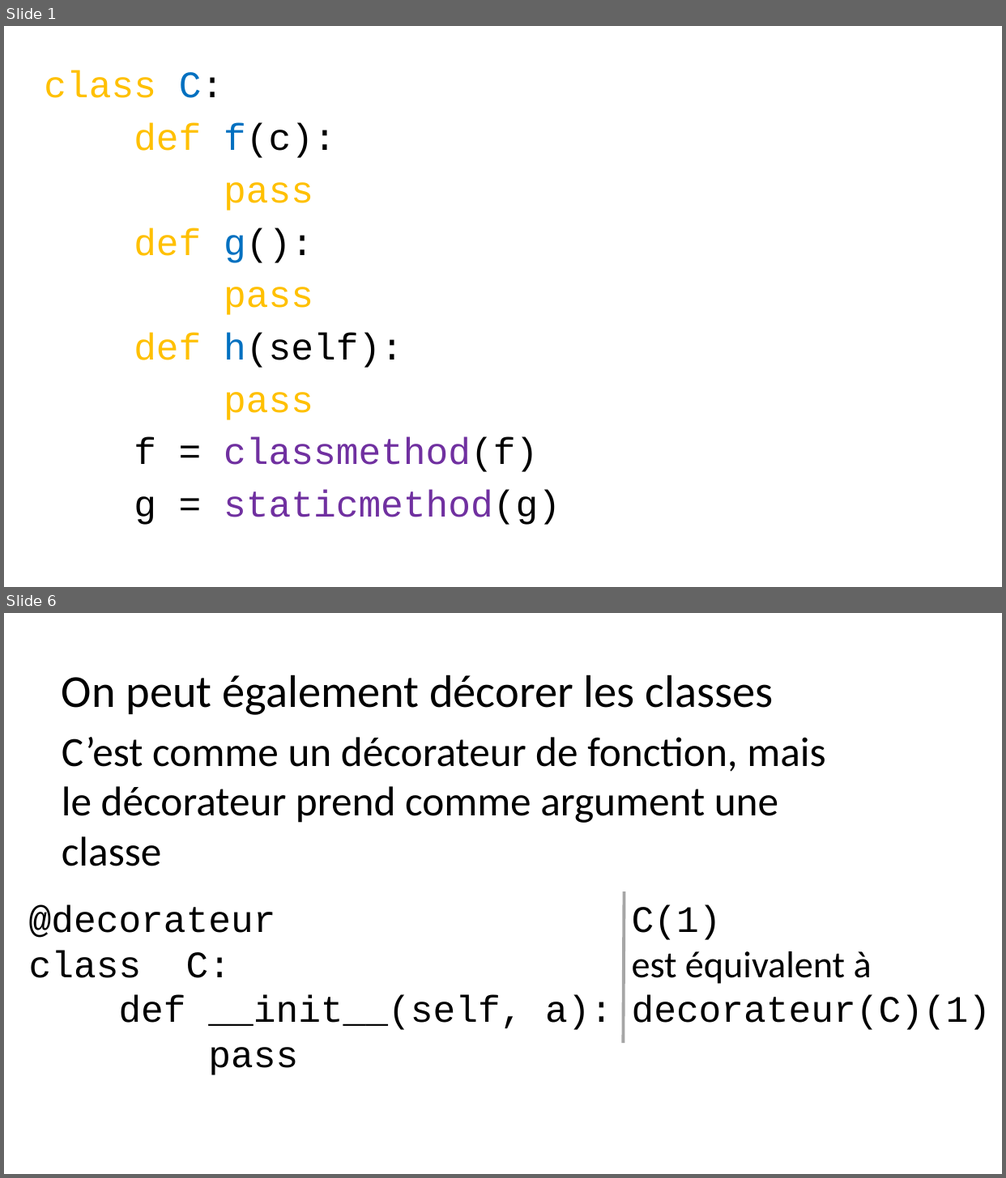
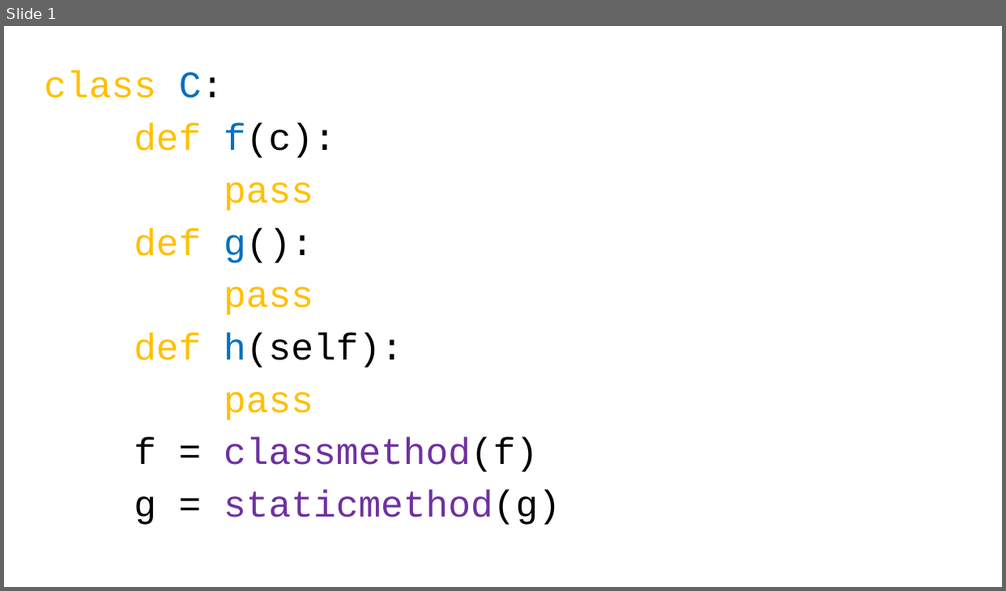
Before and after one commit to parmentelat/flotpython-archive, a slide deck: semaine7/CO12AL-W7-VIDEO02-SLIDE01.pptx. Shown one above the other, each under a label of ours: slides 1 and 6 before the commit, slide 1 after it; the slides between them are not shown. The pictures are 1006x1178 and 1006x591 pixels, drawn with LibreOffice and Linux fonts; fonts in the diff are those of the drawing. Boxes give left, top, right and bottom in pixels: in the first picture for what was removed or moved away, otherwise in the second. Text is boxed around its words. In the diff, an @@ line names an element or a change of style, - is before the commit and + after.

```diff
--- a/semaine7/CO12AL-W7-VIDEO02-SLIDE01.pptx
+++ b/semaine7/CO12AL-W7-VIDEO02-SLIDE01.pptx
@@ slide 6 removed at box(4, 613, 1002, 1174), background #FFFFFF @@
@@ text removed at box(62, 675, 825, 867) @@
-On peut également décorer les classes
-C’est comme un décorateur de fonction, mais le décorateur prend comme argument une classe
@@ line removed from (624, 892) to (623, 1043) @@
@@ text removed at box(29, 905, 612, 1076) @@
-@decorateur
-class C:
-def __init__(self, a):
-pass
@@ text removed at box(632, 905, 991, 1030) @@
-C(1)
-est équivalent à
-decorateur(C)(1)
```
Also in this commit, not shown: 3 slides changed, 6 slides added, 1 other slide removed, 1 other file.
